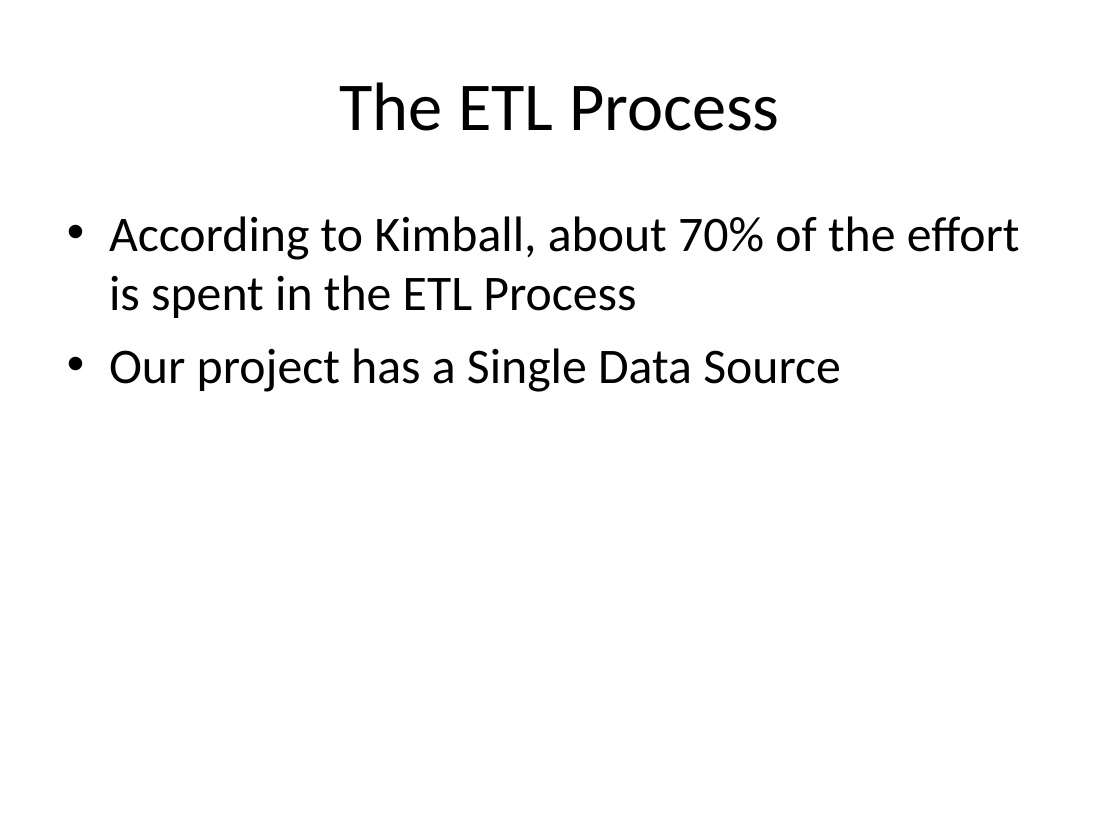
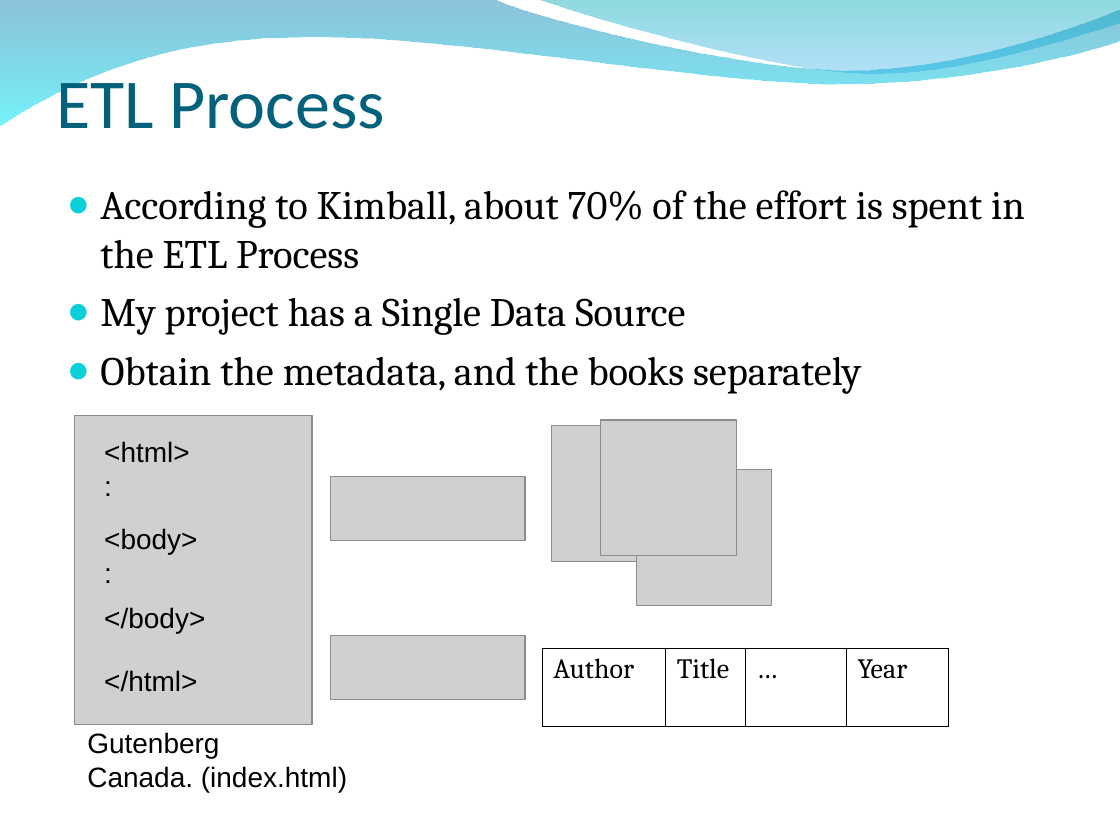
Before and after one commit to edvelezg/unb-dw, a slide deck: slide 9 of project/Presentation/Datawarehousing.ppt (slide 15 before the commit). Drawn at 1120x840 pixels with LibreOffice and Linux fonts; fonts in the diff are those of the drawing; grey boxes stand for pictures; background and template pictures are left out. Boxes give left, top, right and bottom in pixels: in the first picture for what was removed or moved away, otherwise in the second. Text is boxed around its words. In the diff, an @@ line names an element or a change of style, - is before the commit and + after.

```diff
--- a/project/Presentation/Datawarehousing.ppt
+++ b/project/Presentation/Datawarehousing.ppt
@@ freeform shape added at (x1=0, y1=0, x2=1120, y2=127), fill gradient #0079AF to #00EBF8 @@
@@ freeform shape added at (x1=536, y1=0, x2=1120, y2=77), fill gradient #00ADB6 to #009BE5 @@
@@ title at (x1=56, y1=70, x2=385, y2=129): text changed; size 44 to 45 pt; text colour #000000 to #04617B @@
-The ETL Process
+ETL Process
@@ title "ETL Process" at (x1=56, y1=70, x2=385, y2=129): vertical alignment middle to bottom @@
@@ text "According to Kimball, about 70% ..." moved from (x1=109, y1=216, x2=1020, y2=392) to (x1=100, y1=190, x2=1025, y2=394) @@
@@ text at (x1=100, y1=190, x2=1025, y2=269): size 32 to 26 pt, font Calibri to Cambria in "According to Kimball, about 70% of the ..."; bullet • to ●; less space between paragraphs; bullet colour #000000 to #0BD0D9 @@
@@ text at (x1=100, y1=298, x2=861, y2=394): text changed; size 32 to 26 pt; font Calibri to Cambria @@
-• Our project has a Single Data Source
+● My project has a Single Data Source
+● Obtain the metadata, and the books separately
@@ picture added at (x1=75, y1=416, x2=312, y2=724) @@
@@ text added at (x1=104, y1=441, x2=190, y2=462), 18 pt, text #000000 @@
+<html>
+:
@@ picture added at (x1=551, y1=426, x2=687, y2=561) @@
@@ picture added at (x1=600, y1=420, x2=736, y2=556) @@
@@ picture added at (x1=330, y1=476, x2=524, y2=540) @@
@@ picture added at (x1=636, y1=469, x2=772, y2=605) @@
@@ text added at (x1=104, y1=528, x2=197, y2=554), 18 pt, text #000000 @@
+<body>
+:
@@ text added at (x1=104, y1=607, x2=205, y2=634), 18 pt, text #000000 @@
+</body>
@@ picture added at (x1=330, y1=635, x2=524, y2=699) @@
@@ table added at (x1=542, y1=648, x2=948, y2=693), 1 rows, 4 columns @@
+Author | Title | … | Year
@@ text added at (x1=104, y1=670, x2=197, y2=692), 18 pt, text #000000 @@
+</html>
@@ text added at (x1=87, y1=732, x2=347, y2=792), 18 pt, text #000000 @@
+Gutenberg
+Canada. (index.html)
```
Also in this commit, not shown: 11 other slides changed, 22 slides added, 15 slides removed, 1 other file.
